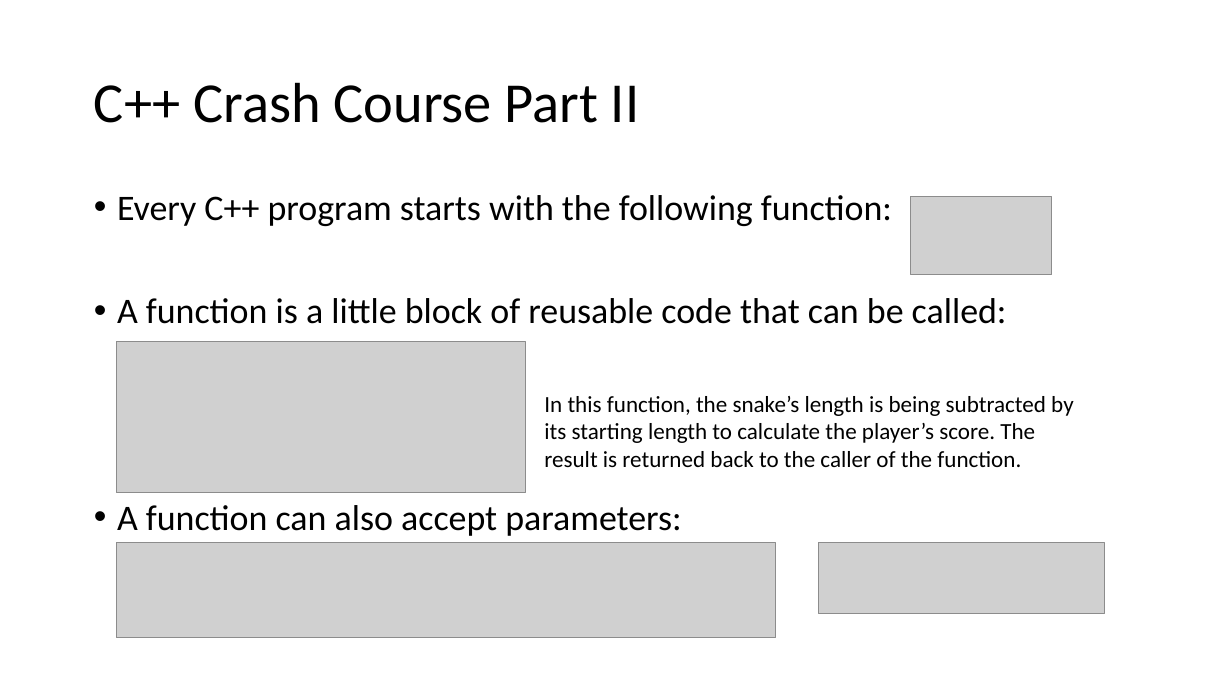
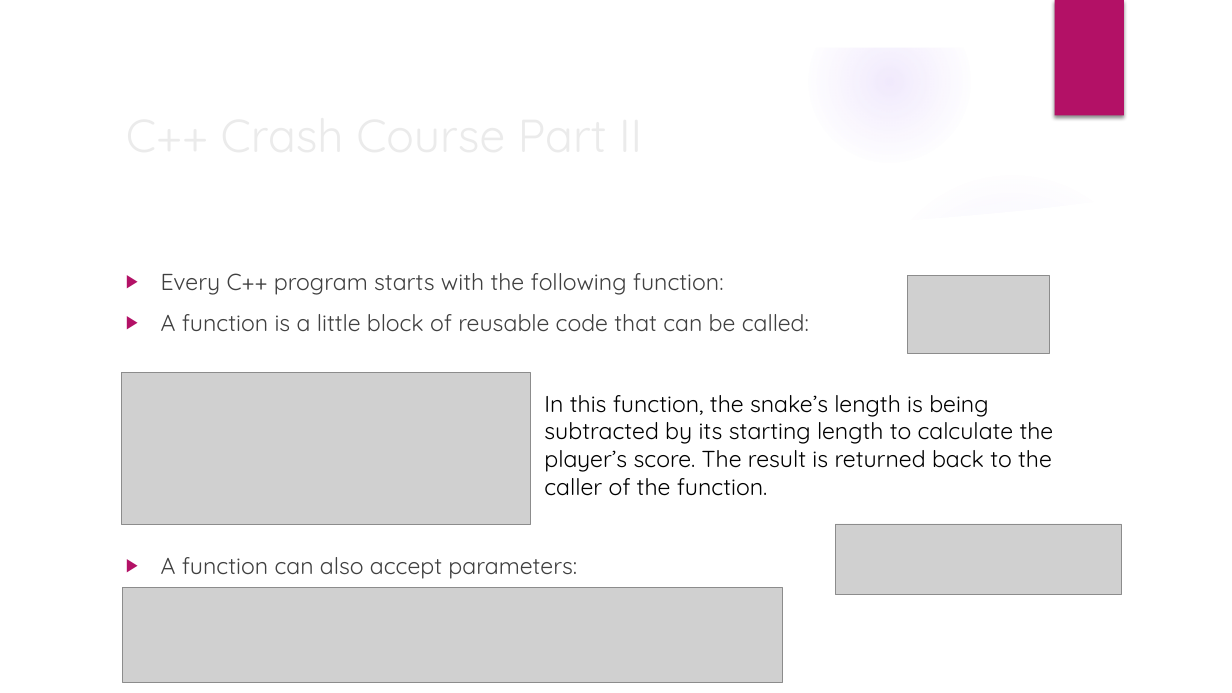
Before and after one commit to sgowen/IntroToCPlusPlusGameDev, a slide deck: slide 5 of IntroToCPlusPlusGameDev.pptx. Drawn at 1232x693 pixels with LibreOffice and Linux fonts; fonts in the diff are those of the drawing; grey boxes stand for pictures; background and template pictures are left out. Boxes give left, top, right and bottom in pixels: in the first picture for what was removed or moved away, otherwise in the second. Text is boxed around its words. In the diff, an @@ line names an element or a change of style, - is before the commit and + after.

```diff
--- a/IntroToCPlusPlusGameDev.pptx
+++ b/IntroToCPlusPlusGameDev.pptx
@@ group added at (0, 0, 1232, 693): 5 ellipses, 3 freeform shapes @@
@@ rectangle added at (1055, 0, 1124, 116), fill #B31166 @@
@@ title "C++ Crash Course Part II": place and size @@
-title "C++ Crash Course Part II" at (94, 82, 639, 123)
+title "C++ Crash Course Part II" at (116, 98, 1002, 169)
@@ title "C++ Crash Course Part II" at (116, 98, 1002, 169): size 44 to 36 pt, font Calibri to Quicksand, text colour #000000 to #EBEBEB; line spacing 0.9 to 1 @@
@@ text "Every C++ program starts with ...": place and size @@
-text "Every C++ program starts with ..." at (117, 195, 1007, 536)
+text "Every C++ program starts with ..." at (161, 273, 809, 579)
@@ text "Every C++ program starts with ..." at (161, 273, 809, 579): size 28 to 18 pt, font Calibri to Quicksand, text colour #000000 to #404040; bullet • to ▶; line spacing 0.9 to 1 @@
@@ picture: place and size @@
-picture at (911, 197, 1053, 275)
+picture at (909, 275, 1050, 354)
@@ picture: place and size @@
-picture at (116, 342, 526, 494)
+picture at (121, 372, 531, 524)
@@ text "In this function, the snake’s ..." at (544, 395, 1054, 496): font Calibri to Quicksand @@
@@ picture: place and size @@
-picture at (819, 543, 1105, 614)
+picture at (836, 524, 1122, 594)
@@ picture: place and size @@
-picture at (116, 543, 776, 639)
+picture at (123, 588, 783, 683)
```
Also in this commit, not shown: 7 other slides changed, 2 slides added.
